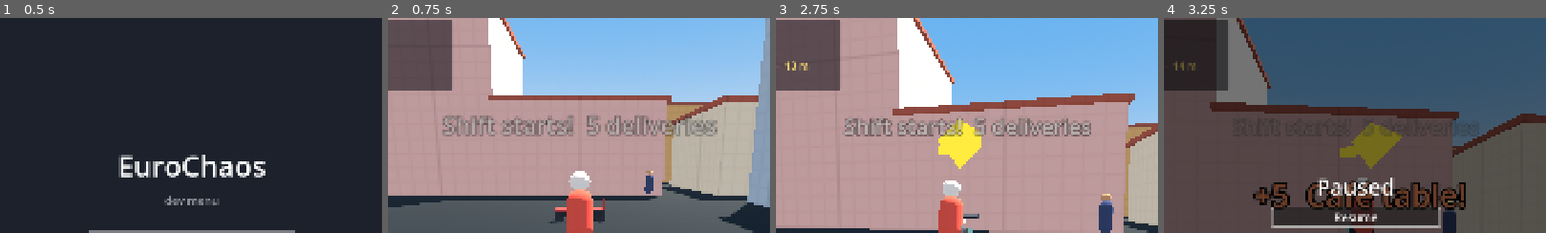
Above: before the commit, frames 1-4 (left to right).
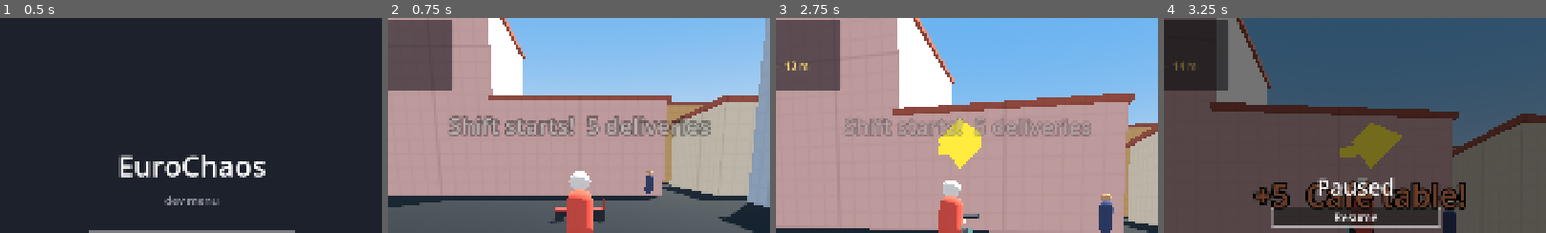
Above: after the commit, the same moments.

Repository: giusscos/euro-chaos
Game: Godot game, scene res://core/ui/main_menu.tscn
Two runs of this game, one before a commit and one after it. Both use one fixed random seed, a clock stepped at 60 frames per second and the inputs below.
Inputs (mouse positions are % of the whole screen's width and height, from its top left):
- Up to frame 1 (0.5 s): no input
- Up to frame 2 (0.75 s): click "Scooter Delivery" at 0.5 s
- Up to frame 3 (2.75 s): move the mouse to (55, 50) at 1.27 s; hold W (accelerate) from 1.28 s (still down); tap H (horn) at 1.35 s; click (55, 50) at 1.42 s; move the mouse to (45, 50) at 2.02 s; tap E (interact) at 2.1 s
- Up to frame 4 (3.25 s): keep holding W (accelerate); move the mouse to (52, 48) at 2.77 s; tap P at 2.85 s
The pictures show only the part of the screen within x 25-75%, y 2-52%; the shares and areas given below are measured in that part.

Frame 1 is identical in both runs. In frame 2, 3.2% of the frame differs, in the area x 14-87%, y 45-56%; in frame 3, 0.8%; in frame 4, less than 0.1%.

Commit message:
Phase 2: newest-wins toasts, docs for AI, pedestrians, chaos and events
- Toast: a newer message replaces the current one after 0.6 s instead of
  queueing behind it (stale news is useless mid-race); test added
- Architecture: street grid and networks, ZTL bollards, AI driver,
  pedestrians, chaos props, near misses, street events, cargo stack, new
  gotchas
- Roadmap: Phase 2 done pending playtest; Assets: default Godot icon is
  CC BY 4.0, flagged for replacement before shipping

Co-Authored-By: Claude Opus 5.5 <noreply@anthropic.com>

Diff:
--- a/core/ui/hud/toast.gd
+++ b/core/ui/hud/toast.gd
@@ -1,14 +1,22 @@
 class_name Toast
 extends Label
-## Big centred message that pops in, holds, and fades out. Messages queue up
-## so none are lost.
+## Big centred message that pops in, holds, and fades out. Newest wins: a
+## message stays at least min_display_time, then a newer one replaces it
+## (stale news is useless in a race). At most max_pending wait.
 
 @export_range(0.1, 10.0, 0.1, "suffix:s") var hold_time: float = 2.6
-@export_range(0.0, 2.0, 0.05, "suffix:s") var fade_time: float = 0.4
+@export_range(0.0, 2.0, 0.05, "suffix:s") var fade_time: float = 0.35
+## A newer message can replace this one after this long.
+@export_range(0.0, 5.0, 0.05, "suffix:s") var min_display_time: float = 0.6
+@export_range(0.0, 1.0, 0.01, "suffix:s") var replace_fade_time: float = 0.12
+@export_range(1, 10, 1) var max_pending: int = 1
 @export_range(1.0, 2.0, 0.01) var pop_scale: float = 1.15
 
 var _queue: Array[Dictionary] = []
 var _showing: bool = false
+var _leaving: bool = false
+var _age: float = 0.0
+var _tween: Tween
 
 
 func _ready() -> void:
@@ -19,6 +27,8 @@
 
 func show_message(message: String, color: Color = Color.WHITE, duration: float = -1.0) -> void:
 	_queue.append({"text": message, "color": color, "duration": hold_time if duration < 0.0 else duration})
+	while _queue.size() > max_pending:
+		_queue.pop_front()
 	if not _showing:
 		_show_next()
 
@@ -27,7 +37,22 @@
 	_queue.clear()
 
 
+func _process(delta: float) -> void:
+	if not _showing:
+		return
+	_age += delta
+	if not _queue.is_empty() and not _leaving and _age >= min_display_time:
+		_leaving = true
+		if _tween != null:
+			_tween.kill()
+		_tween = create_tween()
+		_tween.tween_property(self, "modulate:a", 0.0, replace_fade_time)
+		_tween.tween_callback(_show_next)
+
+
 func _show_next() -> void:
+	_leaving = false
+	_age = 0.0
 	if _queue.is_empty():
 		_showing = false
 		return
@@ -36,9 +61,11 @@
 	text = item["text"]
 	self_modulate = item["color"]
 	scale = Vector2.ONE * pop_scale
-	var tween: Tween = create_tween()
-	tween.tween_property(self, "modulate:a", 1.0, fade_time)
-	tween.parallel().tween_property(self, "scale", Vector2.ONE, fade_time).set_trans(Tween.TRANS_BACK)
-	tween.tween_interval(item["duration"])
-	tween.tween_property(self, "modulate:a", 0.0, fade_time)
-	tween.tween_callback(_show_next)
+	if _tween != null:
+		_tween.kill()
+	_tween = create_tween()
+	_tween.tween_property(self, "modulate:a", 1.0, fade_time)
+	_tween.parallel().tween_property(self, "scale", Vector2.ONE, fade_time).set_trans(Tween.TRANS_BACK)
+	_tween.tween_interval(item["duration"])
+	_tween.tween_property(self, "modulate:a", 0.0, fade_time)
+	_tween.tween_callback(_show_next)
--- a/tools/tests/test_juice.gd
+++ b/tools/tests/test_juice.gd
@@ -71,6 +71,21 @@
 		await cleanup()
 
 
+func test_toast_newest_message_wins() -> void:
+	var toast := Toast.new()
+	add_node(toast)
+	toast.show_message("first")
+	toast.show_message("stale")
+	toast.show_message("latest")
+	for i: int in 30:
+		await tree.process_frame
+	expect(toast.text == "first", "the first message should show for its minimum time")
+	for i: int in 45:
+		await tree.process_frame
+	note("after ~1.25 s the toast says '%s'" % toast.text)
+	expect(toast.text == "latest", "the newest message should replace it quickly (the stale one is dropped)")
+
+
 func _setup_scooter() -> ArcadeVehicle:
 	var ground := StaticBody3D.new()
 	var shape := CollisionShape3D.new()
Not shown, changed: docs/ARCHITECTURE.md
Not shown, changed: docs/ASSETS.md
Not shown, changed: docs/ROADMAP.md
